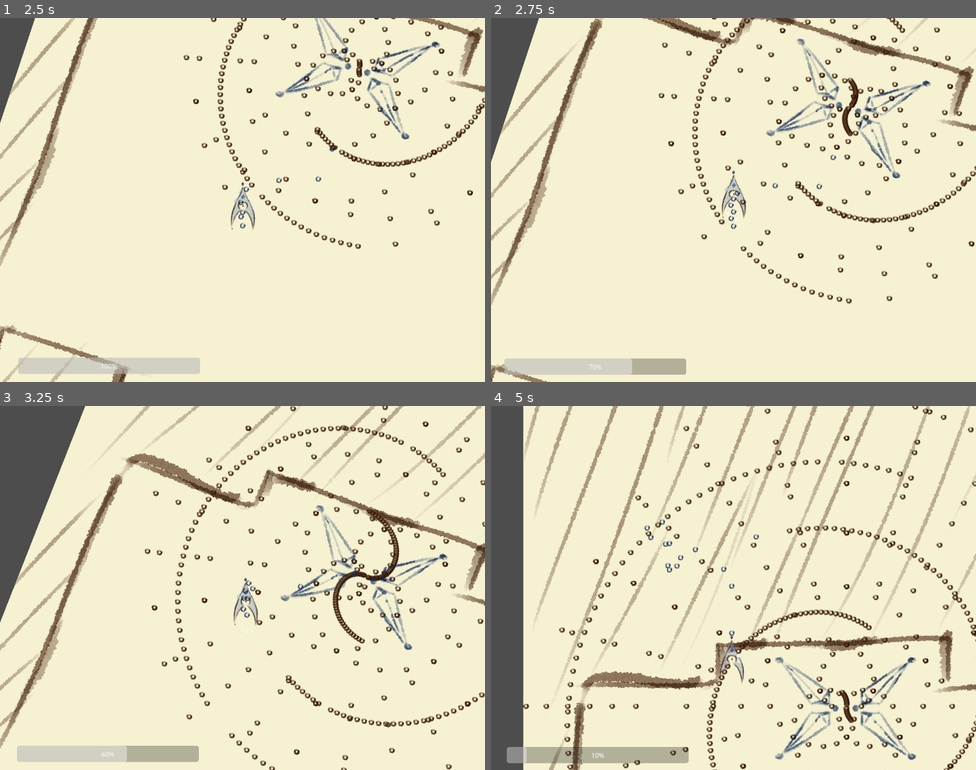
Above: before the commit, frames 1-4 (two rows, left to right).
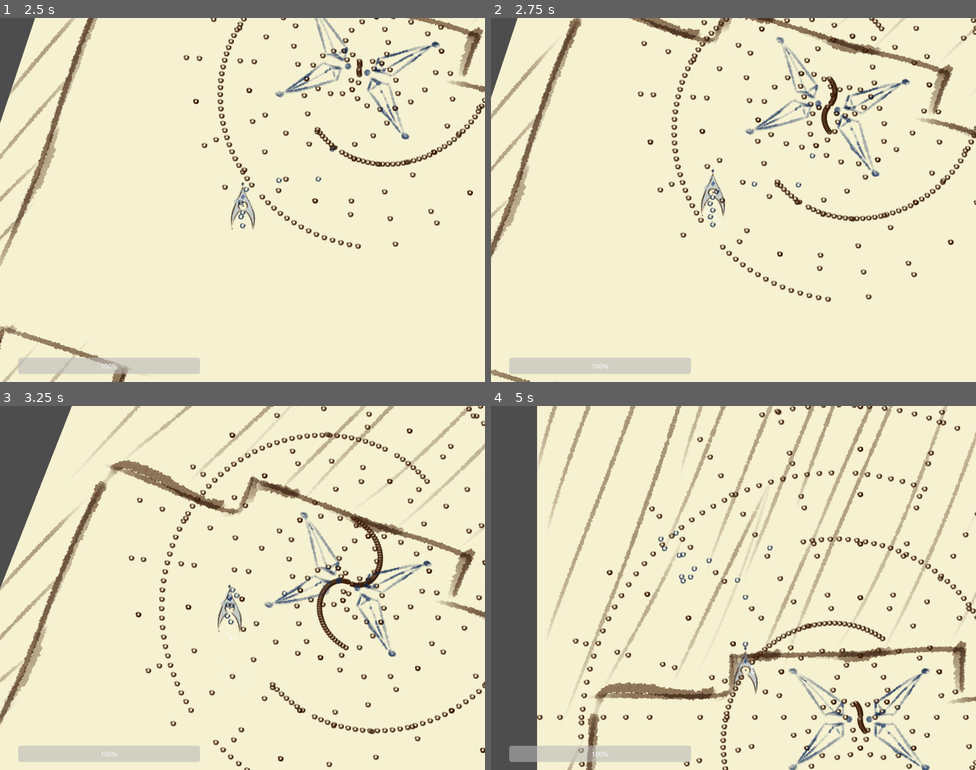
Above: after the commit, the same moments.

Repository: AustereTriceratops/BulletHellEngine
Game: Godot game, scene res://levels/level.tscn
The game is run twice, just before and just after one commit, with the same random seed, the same clock (stepped at 60 frames per second) and the same inputs.
Inputs (mouse positions are in pixels of both pictures, inside the frame that each line leads up to):
- Up to frame 1 (2.5 s): tap Enter at 0.5 s; move the mouse to (266, 200) at 0.52 s; hold Q (look_left) 0.53-1.28 s; hold W (player_up) from 0.53 s (still down); move the mouse to (218, 200) at 1.27 s; tap E (look_right) at 1.35 s; move the mouse to (252, 192) at 2.02 s; hold Shift (shift) from 2.03 s (still down)
- Up to frame 2 (2.75 s): keep holding W (player_up); keep holding Shift (shift)
- Up to frame 3 (3.25 s): keep holding W (player_up); move the mouse to (237, 595) at 2.77 s; release Shift (shift) at 2.78 s; tap Q (look_left) at 2.85 s
- Up to frame 4 (5 s): keep holding W (player_up); move the mouse to (767, 591) at 3.52 s; hold E (look_right) 3.53-4.28 s; move the mouse to (694, 584) at 4.27 s; tap Shift (shift) at 4.35 s

Frame 1 is identical in both runs. In frame 2, 16% of the frame differs, in the area x 0-100%, y 0-100%; in frame 3, 22%; in frame 4, 28%, in the area x 3-100%, y 0-100%.

Commit message:
camera shake when player is hit

Diff:
--- a/levels/level.gd
+++ b/levels/level.gd
@@ -48,5 +48,3 @@
 	var playerCamera = playerCameraScene.instantiate()
 	add_child(playerCamera)
 	playerCamera.initialize(player)
-
-	player.damaged.connect(UIManager.player_damaged)
--- a/player/playerCamera.gd
+++ b/player/playerCamera.gd
@@ -3,6 +3,10 @@
 
 var playerNode
 var OFFSET_FROM_PLAYER = Vector2(0, -250)
+
+var trauma = 0.0
+var traumaDecay = 2.0
+var maxOffset = Vector2(20, 10)
 
 # ========================
 # ==== CUSTOM METHODS ====
@@ -12,6 +16,7 @@
 	playerNode = playerNode_
 	playerNode.moved.connect(update_position)
 	playerNode.rotated.connect(update_rotation)
+	playerNode.damaged.connect(player_damaged)
 
 	update_position(playerNode.position)
 	update_rotation(playerNode.rotation)
@@ -30,6 +35,24 @@
 	offset = OFFSET_FROM_PLAYER.rotated(rotation_)
 	rotation = rotation_
 
+
+func player_damaged(health_):
+	trauma = 1.0
+
+
+func shake():
+	var amount = pow(trauma, 3)
+	var shakeDirection = Vector2(0, 1).rotated(randf_range(-PI, PI))
+	var x = amount * maxOffset.x * shakeDirection.x
+	var y = amount * maxOffset.y * shakeDirection.y
+
+	offset += Vector2(x, y)
+
 # ========================
 # ===== NODE METHODS =====
 # ========================
+
+func _process(delta):
+	if trauma > 0:
+		trauma = max(trauma - delta*traumaDecay, 0)
+		shake()
--- a/ui/uiManager.gd
+++ b/ui/uiManager.gd
@@ -1,12 +1,6 @@
 extends Control
 
 @export var pauseMenu: PackedScene
-
-var playerNode: Node
-
-var trauma = 0.0
-var traumaDecay = 2.0
-var maxOffset = Vector2(20, 10)
 
 # ========================
 # ==== CUSTOM METHODS ====
@@ -14,22 +8,7 @@
 
 func player_damaged(health):
 	$Healthbar.set_value(health)
-	trauma = 1.0
-
-func shake():
-	var amount = pow(trauma, 2)
-	offset_left = amount *	maxOffset.x * randf_range(-1, 1)
-	offset_top = amount * maxOffset.y * randf_range(-1, 1)
 
 # ========================
 # ===== NODE METHODS =====
 # ========================
-
-func _process(delta):
-	if trauma > 0:
-		trauma = max(trauma - delta*traumaDecay, 0)
-		shake()
-
-#func _ready():
-#	playerNode = get_tree().get_root().get_node("Level/Player")
-#	playerNode.damaged.connect(player_damaged)
